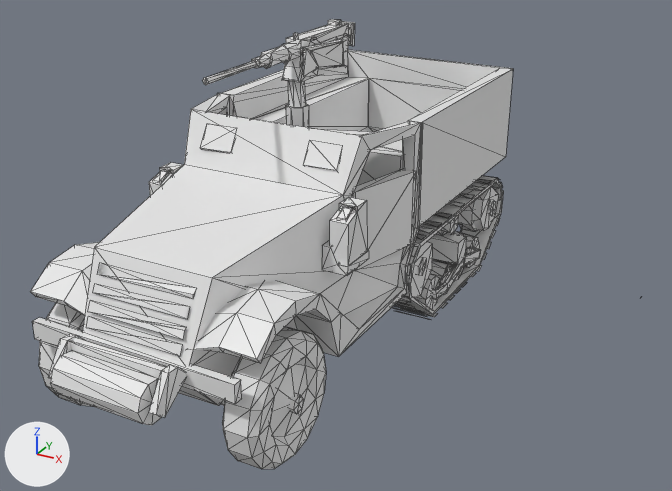
What one commit did to the glTF model web/public/pezzi/golan73_israeli_mech_0.glb.
The view is the same before and after, from a 50 mm lens placed at (0.461, -0.982, 0.635), pointed at (-0.053, -0.047, 0.168). The lights are fixed; the arrows at lower left show +X, +Y and +Z. The older version comes first. Mesh edges are drawn as thin lines. Materials are left out; every surface is plain grey. Vertices at exactly the same position are counted once.

Before the edit, the objects in view are built like this:
```python
me_geometry_0 = bpy.data.meshes.new('geometry_0')
me_geometry_0.from_pydata(...)  # 1870 vertices, 3238 faces; spans x -0.299..0.299, y -0.4..0.4, z 0.0..0.407
me_geometry_0.materials.append(mat_figura)
ob_geometry_0 = bpy.data.objects.new('geometry_0', me_geometry_0)
ob_geometry_0.location = (0.0, 0.0, 0.0)
```
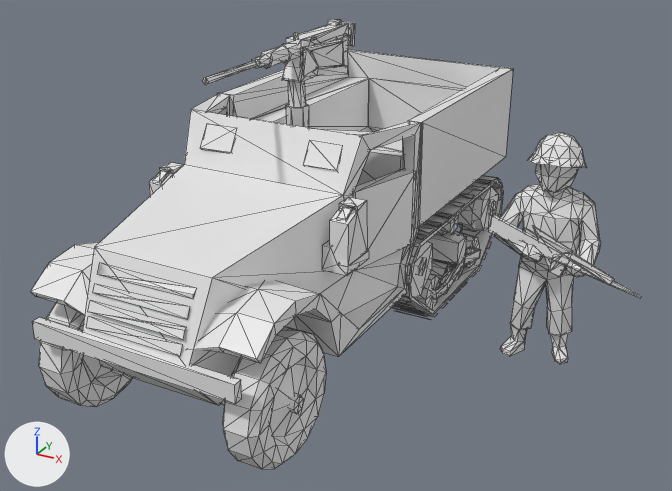
The newer file is also turned or shifted as a whole; pictures and numbers use the older file's frame.

Changed parts and their boxes (x1, y1, x2, y2) in the pictures (672 x 491 px):
'geometry_0', reshaped: before (30, 19, 513, 469); after (30, 19, 641, 469)
part 1 of me_geometry_0, added: after (495, 164, 601, 364)
part 2 of me_geometry_0, added: after (527, 132, 587, 168)
part 3 of me_geometry_0, added: after (526, 225, 615, 285)
part 4 of me_geometry_0, deleted: before (50, 351, 162, 425)
part 5 of me_geometry_0, deleted: before (149, 364, 186, 417)
part 6 of me_geometry_0, deleted: before (48, 333, 85, 379)
part 7 of me_geometry_0, deleted: before (70, 338, 166, 378)
part 8 of me_geometry_0, built on: after (488, 214, 641, 298)

Edits to the bpy script that builds the scene:
```text
Change me_geometry_0:
    used by ob_geometry_0; location = (0.0, 0.0, 0.0)
    remove me_geometry_0.from_pydata(...)  # 1870 vertices, 3238 faces; spans x -0.299..0.299, y -0.4..0.4, z 0.0..0.407
    add me_geometry_0.from_pydata(...)  # 2139 vertices, 3780 faces; spans x -0.299..0.299, y -0.343..0.4, z 0.0..0.407
    me_geometry_0 part 1: a new loose piece of 244 vertices spanning x 0.105..0.237, y 0.059..0.138, z 0.002..0.279
    me_geometry_0 part 2: a new loose piece of 48 vertices spanning x 0.136..0.209, y 0.071..0.143, z 0.255..0.304
    me_geometry_0 part 3: a new loose piece of 26 vertices spanning x 0.151..0.266, y 0.067..0.073, z 0.134..0.195
    me_geometry_0 part 4: the loose piece of 22 vertices spanning x -0.197..-0.08, y -0.4..-0.349, z 0.093..0.142 is deleted
    me_geometry_0 part 5: the loose piece of 10 vertices spanning x -0.074..-0.064, y -0.392..-0.339, z 0.107..0.152 is deleted
    me_geometry_0 part 6: the loose piece of 10 vertices spanning x -0.207..-0.197, y -0.392..-0.339, z 0.106..0.152 is deleted
    me_geometry_0 part 7: the loose piece of 9 vertices spanning x -0.203..-0.068, y -0.365..-0.356, z 0.136..0.149 is deleted
    me_geometry_0 part 8
    1 vertex is removed from x 0.299, y 0.072, z 0.129
    4 faces are deleted
    4 vertices are added at (0.106, 0.069, 0.178), (0.106, 0.063, 0.178), (0.109, 0.065, 0.2), (0.109, 0.071, 0.199)
    10 new faces join them
    other edits to the shape of me_geometry_0 do not show in these pictures
```
